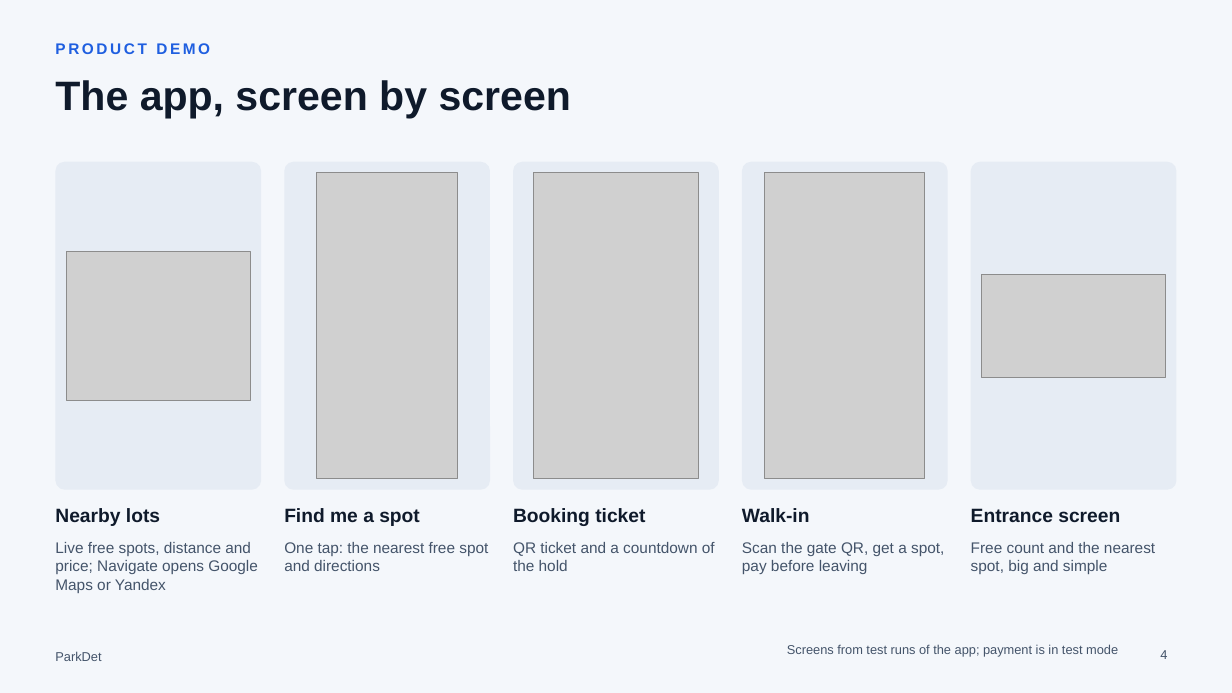
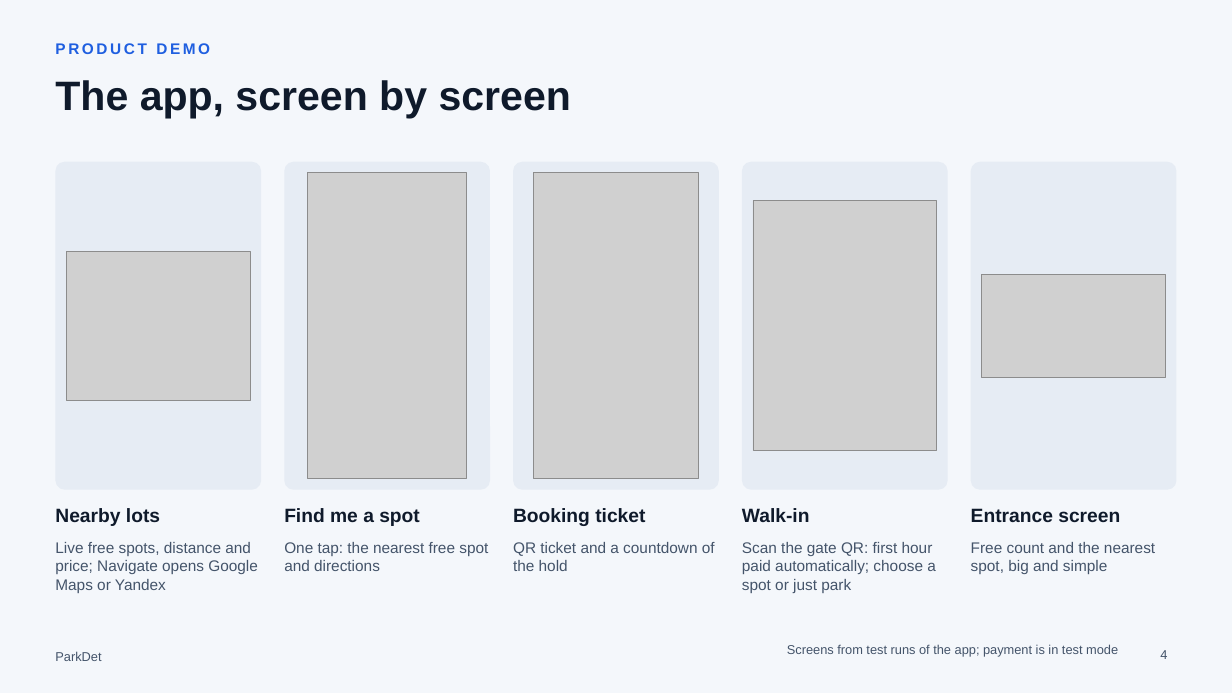
Before and after one commit to trallexxs/parkspot, a slide deck: slide 4 of docs/ParkDet-defence.pptx. Drawn at 1232x693 pixels with LibreOffice and Linux fonts; fonts in the diff are those of the drawing; grey boxes stand for pictures. Boxes give left, top, right and bottom in pixels: in the first picture for what was removed or moved away, otherwise in the second. Text is boxed around its words. In the diff, an @@ line names an element or a change of style, - is before the commit and + after.

```diff
--- a/docs/ParkDet-defence.pptx
+++ b/docs/ParkDet-defence.pptx
@@ picture: place and size @@
-picture at (317, 173, 458, 479)
+picture at (308, 173, 467, 479)
@@ picture: place and size @@
-picture at (765, 173, 926, 479)
+picture at (753, 201, 937, 450)
@@ text at (742, 542, 936, 593): text changed @@
-Scan the gate QR, get a spot, pay before leaving
+Scan the gate QR: first hour paid automatically; choose a spot or just park
```
Also in this commit, not shown: 1 other slide changed, 2 other files.
